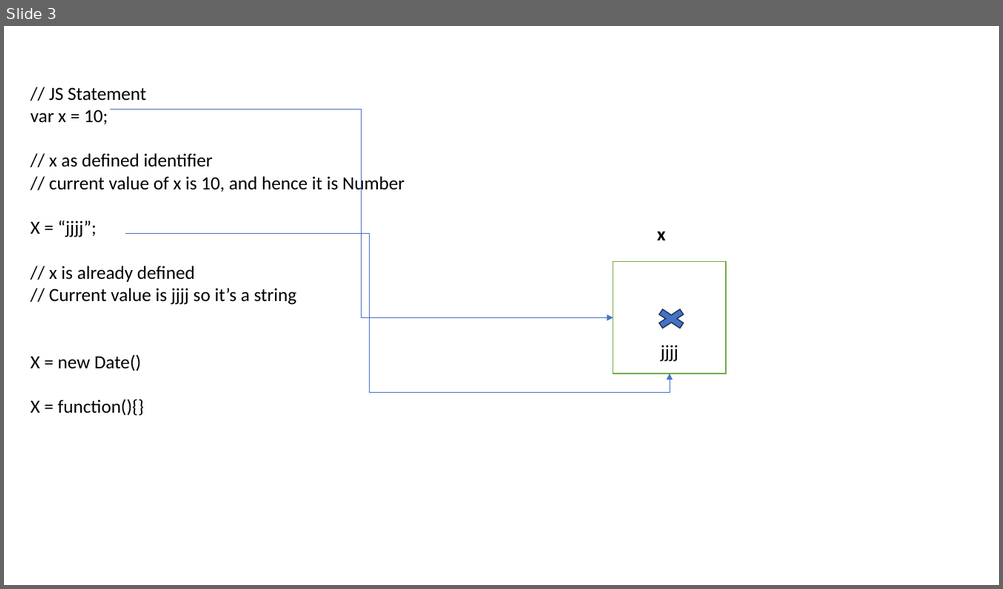
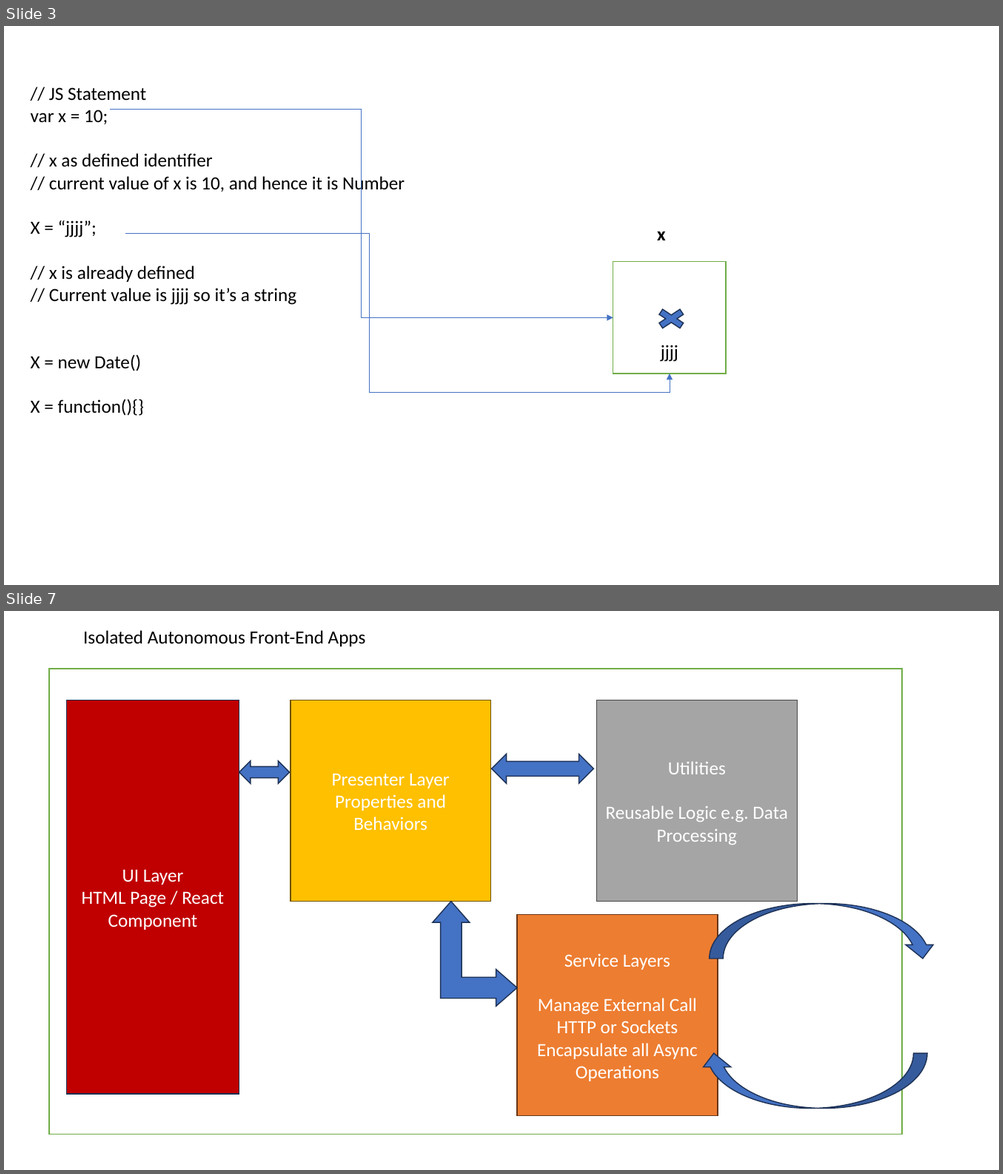
Before and after one commit to maheshsabnis/tscapita, a slide deck: TRaining_Im agesa.pptx. Shown one above the other, each under a label of ours: slide 3 before the commit, slides 3 and 7 after it; the slides between them are not shown. The pictures are 1003x589 and 1003x1174 pixels, drawn with LibreOffice and Linux fonts; fonts in the diff are those of the drawing. Boxes give left, top, right and bottom in pixels: in the first picture for what was removed or moved away, otherwise in the second. Text is boxed around its words. In the diff, an @@ line names an element or a change of style, - is before the commit and + after.

```diff
--- a/TRaining_Im agesa.pptx
+++ b/TRaining_Im agesa.pptx
@@ slide 7 added at [4, 611, 999, 1170], background #FFFFFF @@
@@ text added at [83, 630, 366, 647], 18 pt, text #000000 @@
+Isolated Autonomous Front-End Apps
@@ rectangle added at [48, 669, 902, 1134], fill #FFFFFF, outline #70AD47 1 pt @@
@@ rectangle added at [67, 701, 239, 1094], fill #C00000, outline #1E3256 1 pt, 18 pt, text #FFFFFF @@
+UI Layer
+HTML Page / React Component
@@ rectangle added at [290, 701, 491, 902], fill #FFC000, outline #705400 1 pt, 18 pt, text #FFFFFF @@
+Presenter Layer
+Properties and Behaviors
@@ rectangle added at [597, 701, 797, 902], fill #A5A5A5, outline #484848 1 pt, 18 pt, text #FFFFFF @@
+Utilities
+Reusable Logic e.g. Data Processing
@@ left right arrow added at [239, 761, 289, 783], fill #4472C4, outline #1E3256 1 pt @@
@@ left right arrow added at [491, 755, 594, 784], fill #4472C4, outline #1E3256 1 pt @@
@@ left up arrow added at [432, 902, 517, 1007], fill #4472C4, outline #1E3256 1 pt @@
@@ rectangle added at [518, 915, 718, 1117], fill #ED7D31, outline #683715 1 pt, 18 pt, text #FFFFFF @@
+Service Layers
+Manage External Call
+HTTP or Sockets
+Encapsulate all Async Operations
@@ curved down arrow added at [709, 903, 936, 959], fill #4472C4, outline #1E3256 1 pt @@
@@ curved down arrow added at [700, 1054, 927, 1109], fill #4472C4, outline #1E3256 1 pt @@
```
Also in this commit, not shown: 2 slides changed, 1 other slide added, 32 other files.
